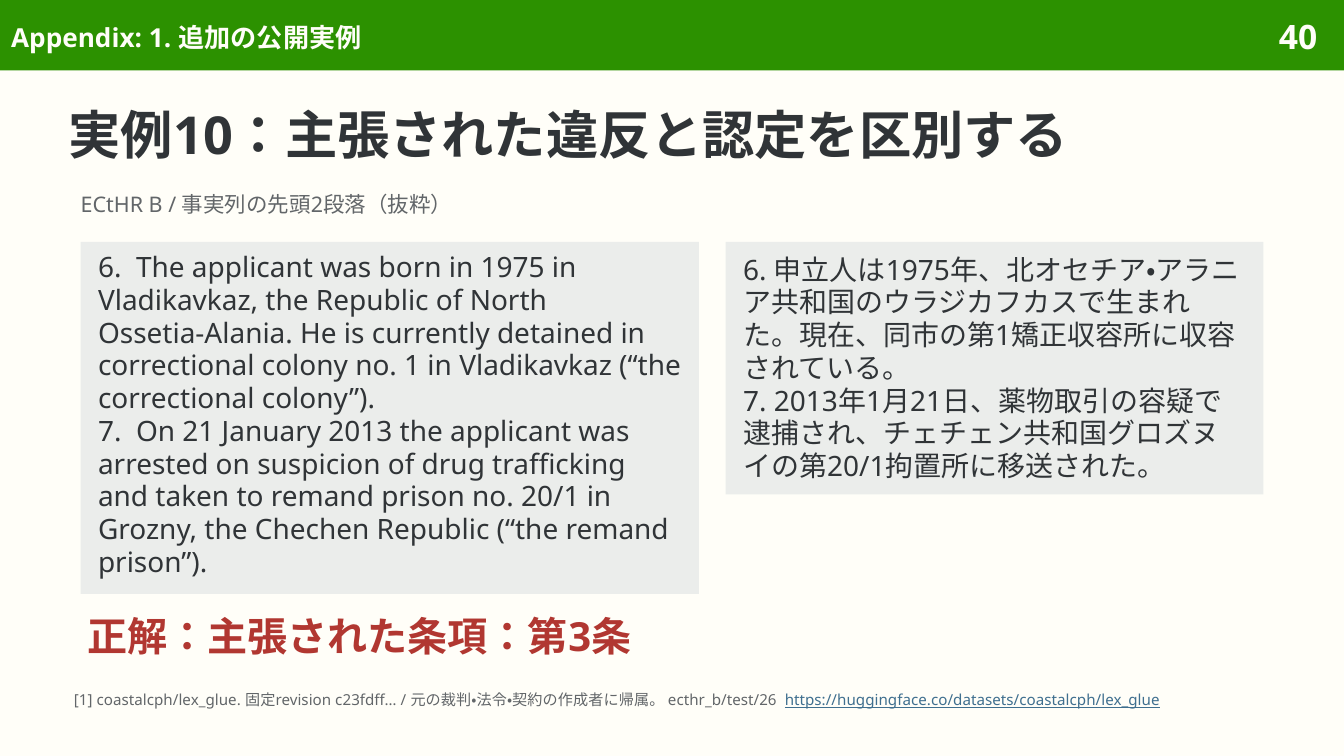
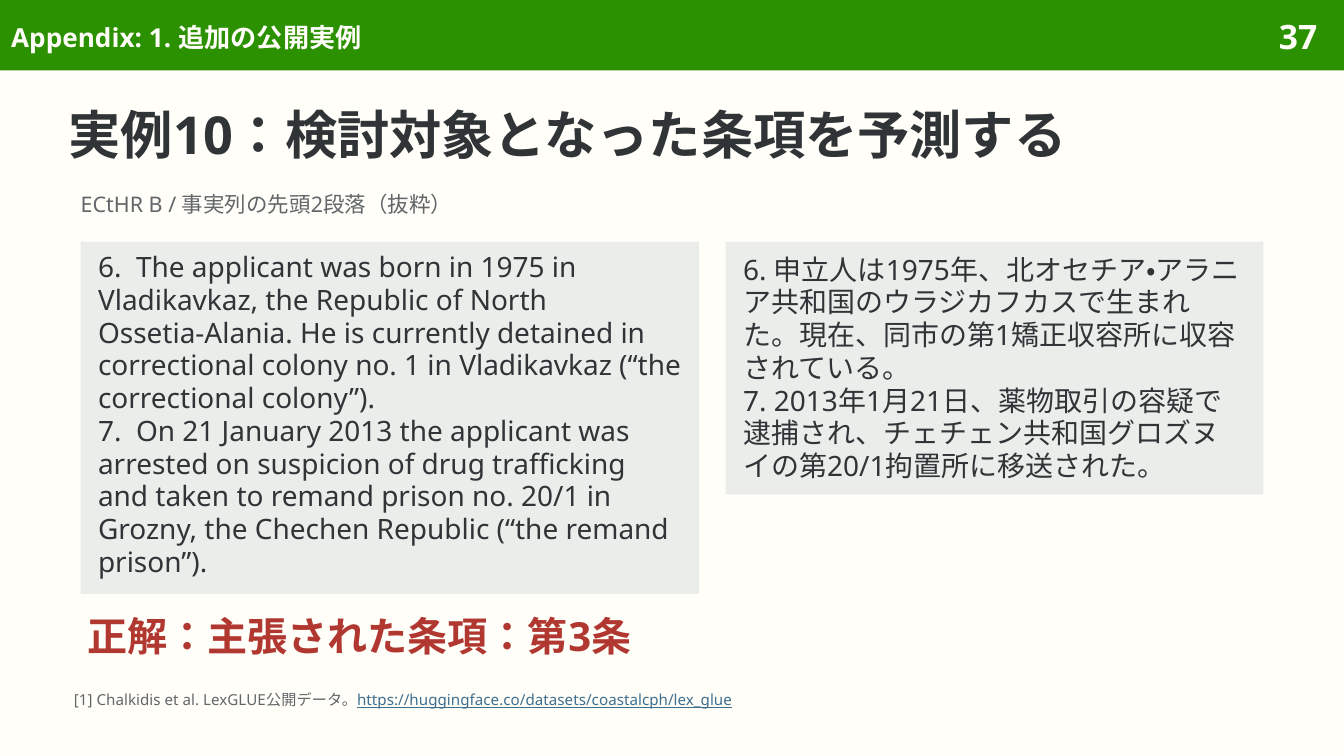
Before and after one commit to sasakiy84/datasets-in-10-minutes, a slide deck: slide 37 of slides/datasets-in-10-minutes-lexglue.pptx (slide 40 before the commit). Drawn at 1344x756 pixels with LibreOffice and Linux fonts; fonts in the diff are those of the drawing. Boxes give left, top, right and bottom in pixels: in the first picture for what was removed or moved away, otherwise in the second. Text is boxed around its words. In the diff, an @@ line names an element or a change of style, - is before the commit and + after.

Commit message:
Explain LexGLUE original tasks and clarify SCOTUS construction

```diff
--- a/slides/datasets-in-10-minutes-lexglue.pptx
+++ b/slides/datasets-in-10-minutes-lexglue.pptx
@@ page number at (1279, 24, 1317, 50): text changed @@
-40
+37
@@ title at (69, 109, 1067, 159): text changed @@
-実例10：主張された違反と認定を区別する
+実例10：検討対象となった条項を予測する
@@ text at (74, 692, 732, 709): text changed; text colour #626669 to #3F6F8F @@
-[1] coastalcph/lex_glue. 固定revision c23fdff… / 元の裁判・法令・契約の作成者に帰属。 ecthr_b/test/26 https://huggingface.co/datasets/coastalcph/lex_glue
+[1] Chalkidis et al. LexGLUE公開データ。https://huggingface.co/datasets/coastalcph/lex_glue
```
Also in this commit, not shown: 41 other slides changed, 8 slides removed, 44 other files.
